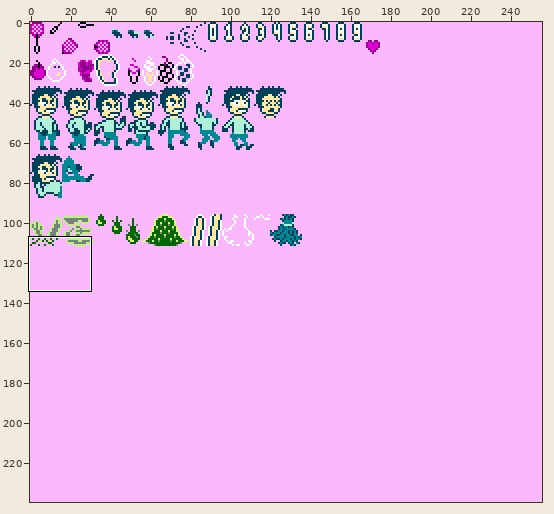
A sprite sheet gets an edit: chars.png. Above: a wide view before the commit, with the close-up outlined.
Close-up. The starting point:
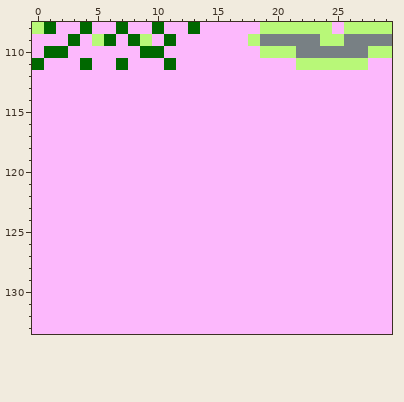
The file is 256x240 pixels. Shown: x 0..29, y 108..133.
New version:
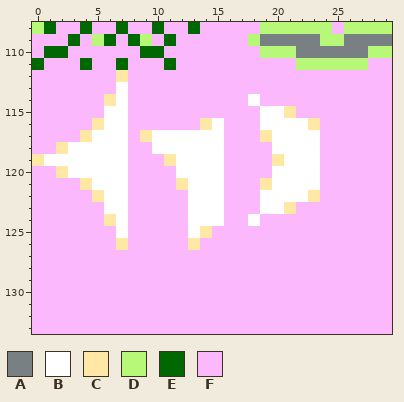
Palette (. is transparent): A #788084  B #ffffff  C #ffe7a5  D #b8f878  E #006800  F #fcb8fc
Diff:
@@ x 0..29 @@
 111 EFFFEFFEFFFEFFFFFFFFFFDDDDDDFF
-112 FFFFFFFFFFFFFFFFFFFFFFFFFFFFFF
-113 FFFFFFFFFFFFFFFFFFFFFFFFFFFFFF
-114 FFFFFFFFFFFFFFFFFFFFFFFFFFFFFF
-115 FFFFFFFFFFFFFFFFFFFFFFFFFFFFFF
-116 FFFFFFFFFFFFFFFFFFFFFFFFFFFFFF
-117 FFFFFFFFFFFFFFFFFFFFFFFFFFFFFF
-118 FFFFFFFFFFFFFFFFFFFFFFFFFFFFFF
-119 FFFFFFFFFFFFFFFFFFFFFFFFFFFFFF
-120 FFFFFFFFFFFFFFFFFFFFFFFFFFFFFF
-121 FFFFFFFFFFFFFFFFFFFFFFFFFFFFFF
-122 FFFFFFFFFFFFFFFFFFFFFFFFFFFFFF
-123 FFFFFFFFFFFFFFFFFFFFFFFFFFFFFF
-124 FFFFFFFFFFFFFFFFFFFFFFFFFFFFFF
-125 FFFFFFFFFFFFFFFFFFFFFFFFFFFFFF
-126 FFFFFFFFFFFFFFFFFFFFFFFFFFFFFF
+112 FFFFFFFCFFFFFFFFFFFFFFFFFFFFFF
+113 FFFFFFFBFFFFFFFFFFFFFFFFFFFFFF
+114 FFFFFFCBFFFFFFFFFFBFFFFFFFFFFF
+115 FFFFFFBBFFFFFFFFFFFBBCFFFFFFFF
+116 FFFFFCBBFFFFFFCBFFFBBBBCFFFFFF
+117 FFFFCBBBFCBBBBBBFFFCBBBBFFFFFF
+118 FFCBBBBBFFBBBBBBFFFFBBBBFFFFFF
+119 CBBBBBBBFFFCBBBBFFFFCBBBFFFFFF
+120 FFCBBBBBFFFFBBBBFFFFBBBBFFFFFF
+121 FFFFCBBBFFFFCBBBFFFCBBBBFFFFFF
+122 FFFFFCBBFFFFFBBBFFFBBBBCFFFFFF
+123 FFFFFFBBFFFFFBBBFFFBBCFFFFFFFF
+124 FFFFFFCBFFFFFBBBFFBFFFFFFFFFFF
+125 FFFFFFFBFFFFFBCFFFFFFFFFFFFFFF
+126 FFFFFFFCFFFFFCFFFFFFFFFFFFFFFF
 127 FFFFFFFFFFFFFFFFFFFFFFFFFFFFFF
Pixel boxes of the changes (left, top, right, bottom) in both close-ups:
changed: (32, 70, 320, 250)
